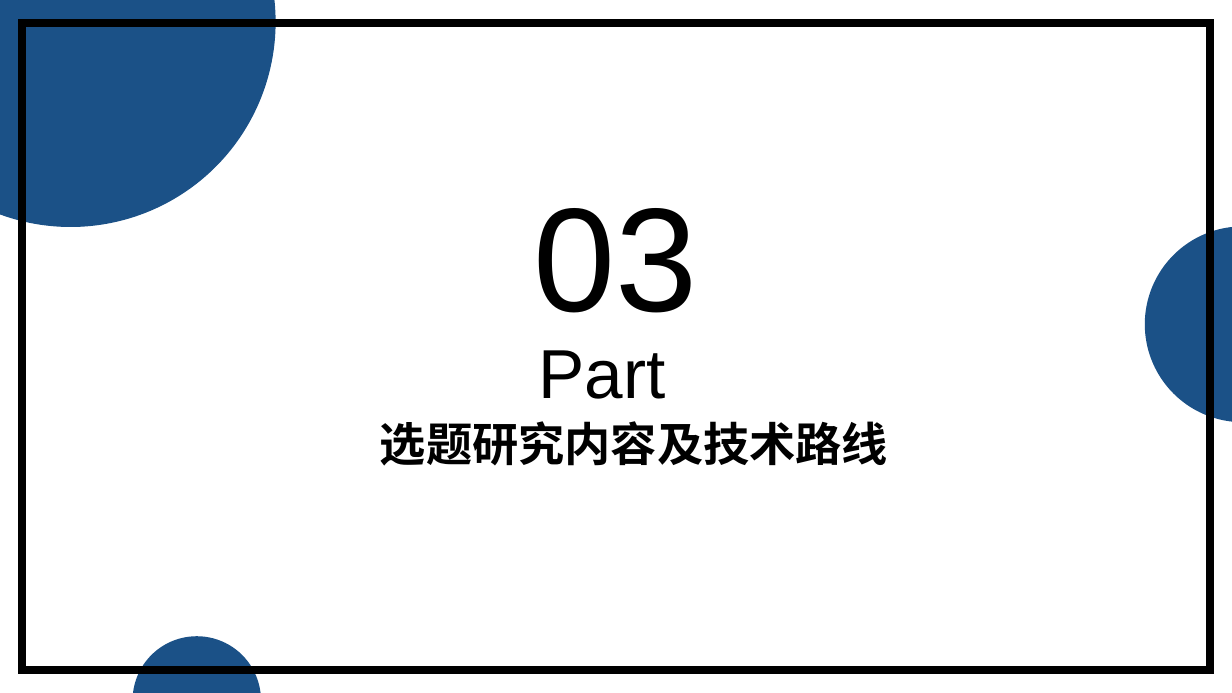
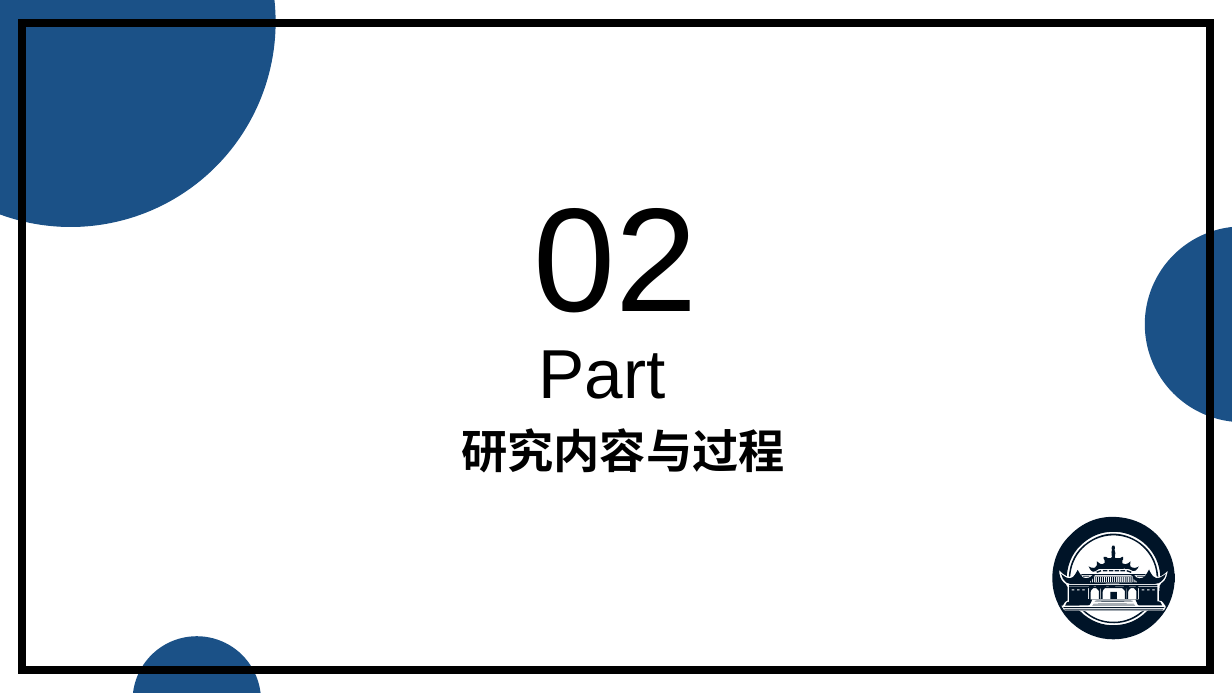
Before and after one commit to jerry-luo-zl/Searchable-Encrption-MC-JXT, a slide deck: slide 9 of pre/毕设答辩-罗之龙.pptx (slide 11 before the commit). Drawn at 1232x693 pixels with LibreOffice and Linux fonts; fonts in the diff are those of the drawing. Boxes give left, top, right and bottom in pixels: in the first picture for what was removed or moved away, otherwise in the second. Text is boxed around its words. In the diff, an @@ line names an element or a change of style, - is before the commit and + after.

```diff
--- a/pre/毕设答辩-罗之龙.pptx
+++ b/pre/毕设答辩-罗之龙.pptx
@@ text at box(534, 208, 698, 313): text changed @@
-03
+02
@@ text at box(461, 428, 784, 473): text changed @@
-选题研究内容及技术路线
+研究内容与过程
@@ group added at box(1043, 507, 1184, 648): 41 freeform shapes, 1 ellipse @@
```
Also in this commit, not shown: 6 other slides changed, 19 slides added, 10 slides removed, 12 other files.
